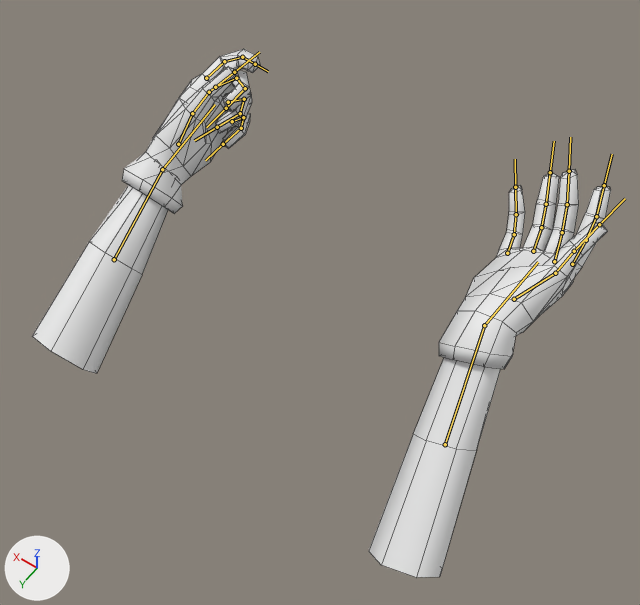
The FBX model JAM2021/Assets/Models/LaJamHand.fbx as it was, and as the next commit left it.
Before and after are seen from a 50 mm lens placed at (-0.893, 1.517, 2.047), pointed at (-0.049, 0.335, 0.19). Every picture has the same lights, and +X, +Y and +Z are marked at lower left. Both versions are drawn at frame 1 of the action 'metarig|Idle'; the numbers are the values there. The bones that bend it are drawn over the model as lines. Mesh edges are drawn as thin lines.

Objects in the first picture: 'Hands'.
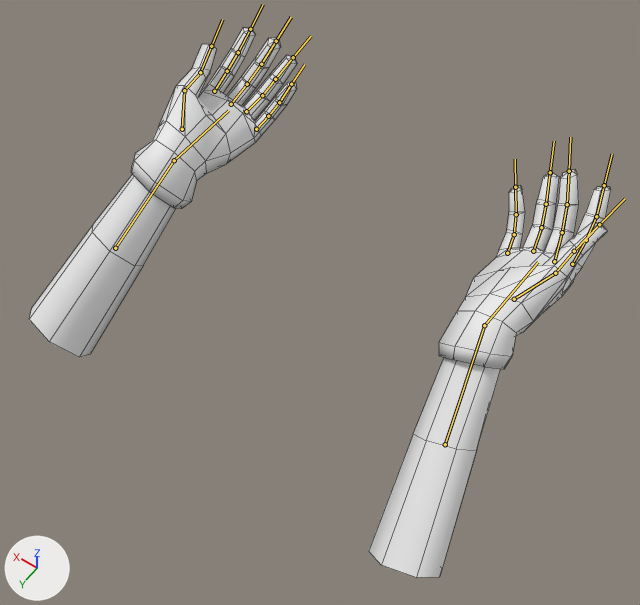
Where the change shows, as pixel boxes (x1, y1, x2, y2) in the pictures (640 x 605 px):
'Hands', posed
    before: (32, 49, 611, 577)
    after: (29, 28, 611, 577)
bone 'forearm.L', root to tip
    before: (114, 259) to (162, 169)
    after: (115, 248) to (174, 160)
bone 'hand.L', root to tip
    before: (162, 169) to (215, 104)
    after: (174, 160) to (228, 110)
bone 'f_index.01.L', root to tip
    before: (206, 78) to (224, 61)
    after: (214, 91) to (227, 71)
bone 'f_index.02.L', root to tip
    before: (224, 61) to (242, 57)
    after: (227, 71) to (238, 52)
bone 'f_index.03.L', root to tip
    before: (242, 57) to (255, 64)
    after: (238, 52) to (250, 29)
bone 'thumb.01.L', root to tip
    before: (178, 144) to (192, 113)
    after: (182, 129) to (184, 90)
bone 'thumb.02.L', root to tip
    before: (192, 113) to (209, 92)
    after: (184, 90) to (200, 72)
bone 'thumb.03.L', root to tip
    before: (209, 92) to (234, 72)
    after: (200, 72) to (211, 46)
bone 'f_middle.01.L', root to tip
    before: (215, 87) to (236, 78)
    after: (231, 104) to (247, 84)
bone 'f_middle.02.L', root to tip
    before: (236, 78) to (245, 88)
    after: (247, 84) to (261, 64)
bone 'f_middle.03.L', root to tip
    before: (245, 88) to (226, 108)
    after: (261, 64) to (276, 41)
bone 'f_ring.01.L', root to tip
    before: (228, 102) to (244, 99)
    after: (246, 111) to (262, 95)
bone 'f_ring.02.L', root to tip
    before: (244, 99) to (240, 113)
    after: (262, 95) to (275, 79)
bone 'f_ring.03.L', root to tip
    before: (240, 113) to (217, 127)
    after: (275, 79) to (293, 57)
bone 'f_pinky.01.L', root to tip
    before: (232, 121) to (243, 117)
    after: (256, 129) to (268, 116)
bone 'f_pinky.02.L', root to tip
    before: (243, 117) to (241, 128)
    after: (268, 116) to (279, 102)
bone 'f_pinky.03.L', root to tip
    before: (241, 128) to (223, 144)
    after: (279, 102) to (291, 84)

What the commit changed:
Bone 'forearm.L' (bone_forearm_l) moves from (-0.095, 0.001, -0.201) to (-0.073, 0.003, -0.141).
Bone 'forearm.L' (bone_forearm_l) turns from (68, -60, -61) to (52, -38, -52) degrees about its own x, y and z.
Bone 'hand.L' (bone_hand_l) turns from (-11, 64, -5) to (-17, -4, 40) degrees about its own x, y and z.
Bone 'f_index.01.L' (bone_f_index_01_l) turns from (21, 7, 5) to (24, 0, 1) degrees about its own x, y and z.
Bone 'f_index.02.L' (bone_f_index_02_l) turns from (42, 9, 13) to (17, 0, 0) degrees about its own x, y and z.
Bone 'f_index.03.L' (bone_f_index_03_l) turns from (32, -12, 21) to (17, 0, 0) degrees about its own x, y and z.
Bone 'thumb.01.L' (bone_thumb_01_l) turns from (9, 5, 13) to (12, 6, 4) degrees about its own x, y and z.
Bone 'thumb.02.L' (bone_thumb_02_l) turns from (-4, -2, 6) to (13, 0, 0) degrees about its own x, y and z.
Bone 'thumb.03.L' (bone_thumb_03_l) turns from (0, 0, 0) to (-35, 0, 0) degrees about its own x, y and z.
Bone 'f_middle.01.L' (bone_f_middle_01_l) turns from (41, -12, -2) to (31, 2, -3) degrees about its own x, y and z.
Bone 'f_middle.02.L' (bone_f_middle_02_l) turns from (71, 0, -10) to (21, 0, 0) degrees about its own x, y and z.
Bone 'f_middle.03.L' (bone_f_middle_03_l) turns from (73, 7, 17) to (21, 0, 0) degrees about its own x, y and z.
Bone 'f_ring.01.L' (bone_f_ring_01_l) turns from (77, -15, 4) to (30, 1, -5) degrees about its own x, y and z.
Bone 'f_ring.02.L' (bone_f_ring_02_l) turns from (70, -8, 2) to (21, 0, 0) degrees about its own x, y and z.
Bone 'f_ring.03.L' (bone_f_ring_03_l) turns from (68, -7, -6) to (0, 0, 0) degrees about its own x, y and z.
Bone 'f_pinky.01.L' (bone_f_pinky_01_l) turns from (70, -17, -7) to (31, 4, -8) degrees about its own x, y and z.
Bone 'f_pinky.02.L' (bone_f_pinky_02_l) turns from (65, -4, -1) to (21, 0, 0) degrees about its own x, y and z.
Bone 'f_pinky.03.L' (bone_f_pinky_03_l) turns from (62, -11, -16) to (21, 0, 0) degrees about its own x, y and z.
